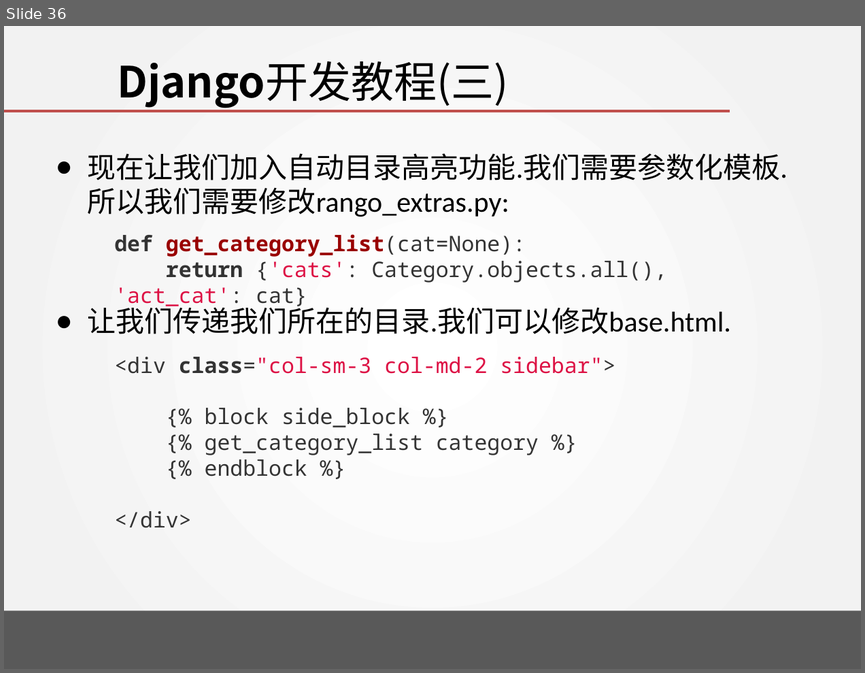
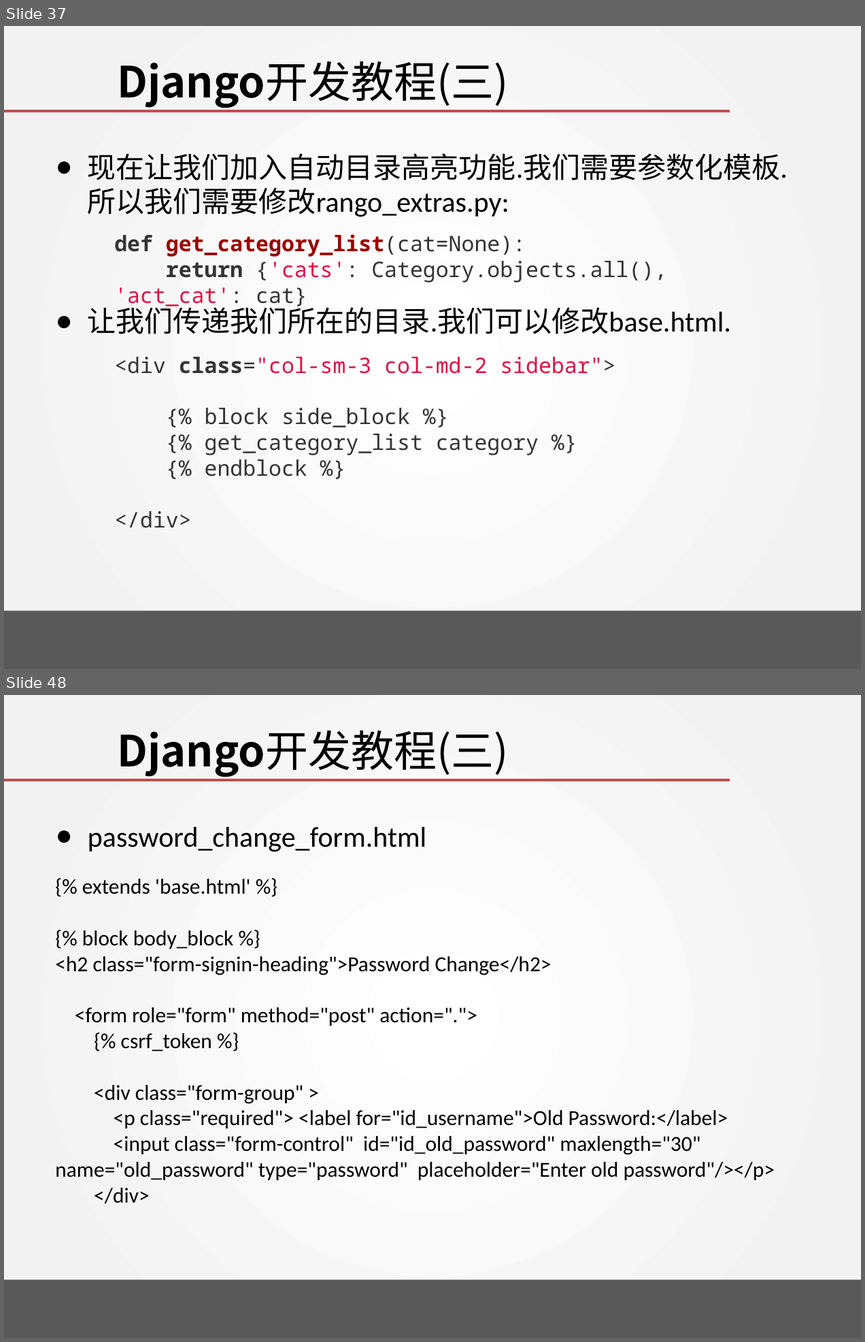
Before and after one commit to wangjin0818/Creative_Experiment, a slide deck: week 10/Tango with Django - III.pptx. Shown one above the other, each under a label of ours: slide 36 before the commit, slides 37 and 48 after it; the slides between them are not shown. The pictures are 865x673 and 865x1342 pixels, drawn with LibreOffice and Linux fonts; fonts in the diff are those of the drawing; background and template pictures are left out. Boxes give left, top, right and bottom in pixels: in the first picture for what was removed or moved away, otherwise in the second. Text is boxed around its words. In the diff, an @@ line names an element or a change of style, - is before the commit and + after.

```diff
--- a/week 10/Tango with Django - III.pptx
+++ b/week 10/Tango with Django - III.pptx
@@ slide 48 added at [4,695,861,1338], background gradient #FFFFFF to #F2F2F2; not listed: 2 template elements that a slide beside it also shows @@
@@ title added at [117,730,508,777], 36 pt, text #000000 @@
+Django开发教程(三)
@@ text added at [88,826,426,852], 24 pt, text #000000 @@
+● password_change_form.html
@@ text added at [55,879,774,1204], 18 pt, text #000000 @@
+{% extends 'base.html' %}
+{% block body_block %}
+<h2 class="form-signin-heading">Password Change</h2>
+<form role="form" method="post" action=".">
+{% csrf_token %}
+<div class="form-group" >
+<p class="required"> <label for="id_username">Old Password:</label>
+<input class="form-control" id="id_old_password" maxlength="30" name="old_password" type="password" placeholder="Enter old password"/></p>
+</div>
@@ what was slide 36 is now slide 37 @@
```
Also in this commit, not shown: 6 slides changed, 15 other slides added.
